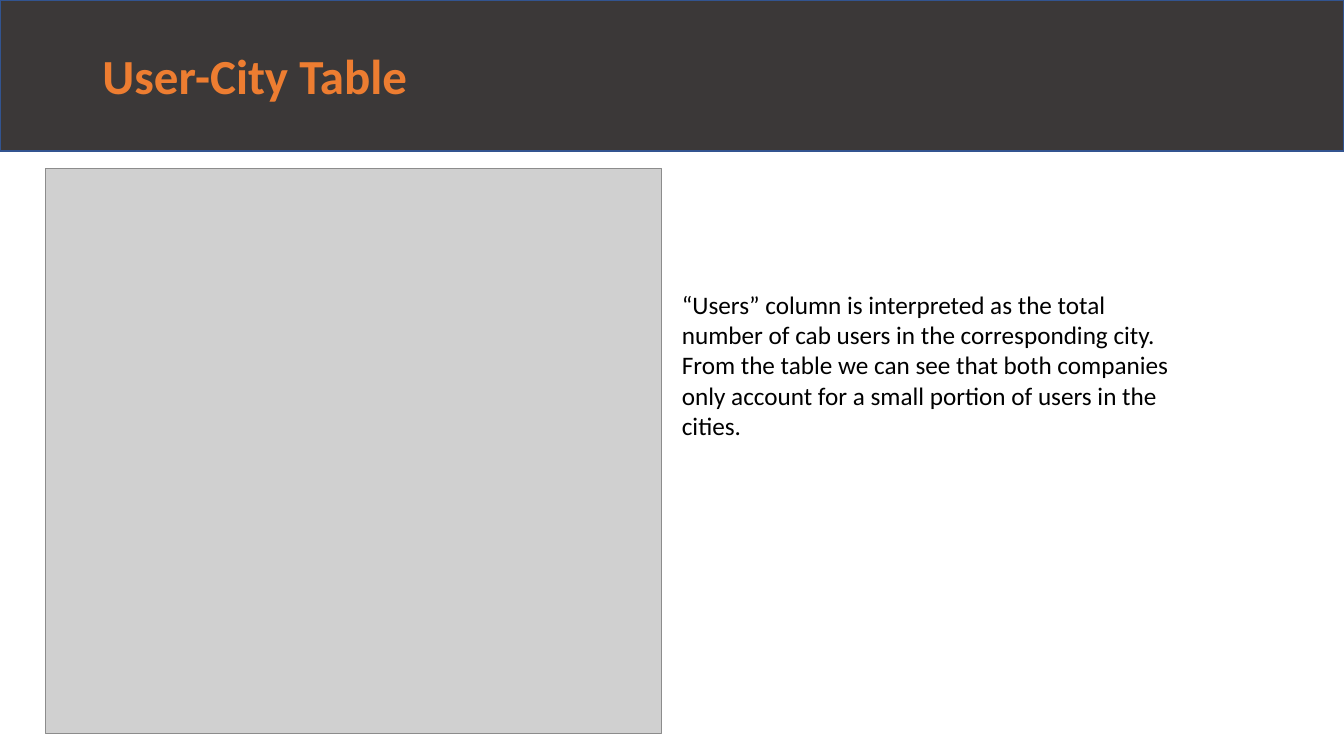
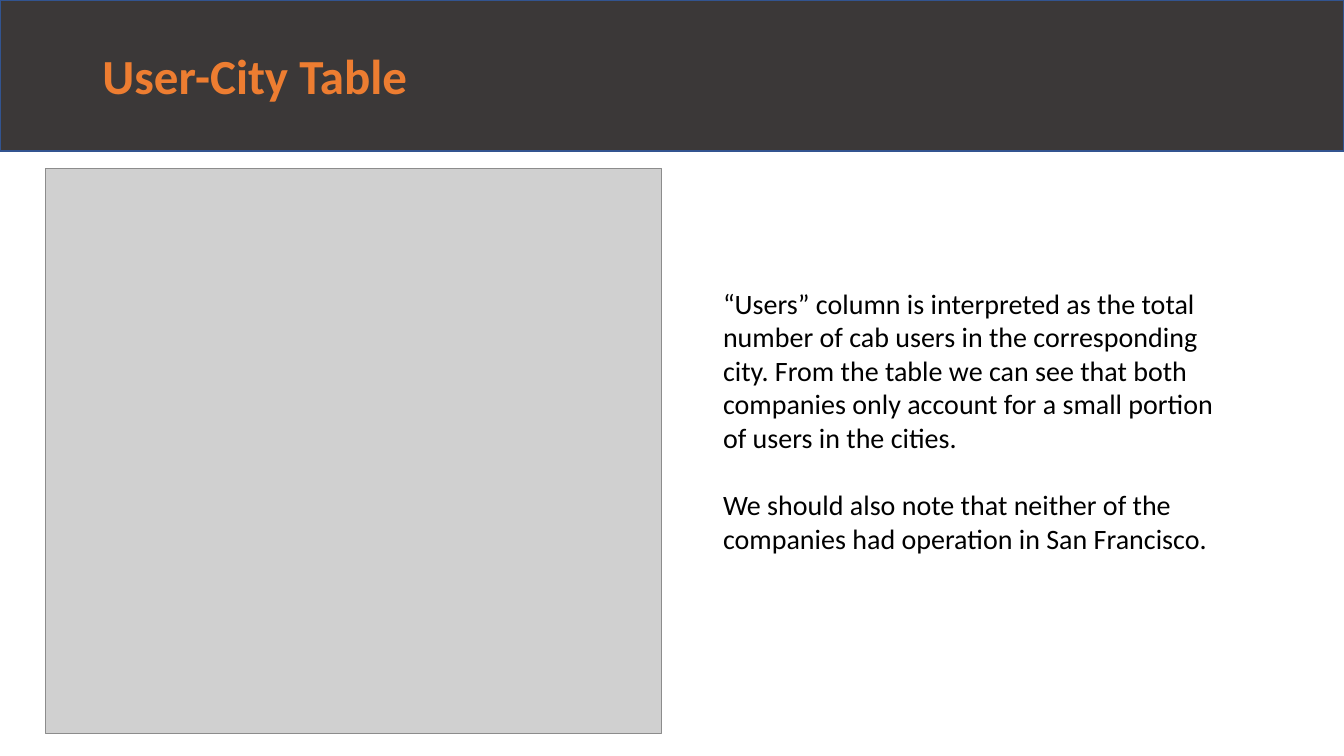
Before and after one commit to Jilin326/DataSets, a slide deck: slide 7 of DataGlacierPresentation.pptx (slide 6 before the commit). Drawn at 1344x756 pixels with LibreOffice and Linux fonts; fonts in the diff are those of the drawing; grey boxes stand for pictures. Boxes give left, top, right and bottom in pixels: in the first picture for what was removed or moved away, otherwise in the second. Text is boxed around its words. In the diff, an @@ line names an element or a change of style, - is before the commit and + after.

```diff
--- a/DataGlacierPresentation.pptx
+++ b/DataGlacierPresentation.pptx
@@ text "“Users” column is interpreted as ...": place and size @@
-text "“Users” column is interpreted as ..." at (682, 296, 1168, 436)
+text "“Users” column is interpreted as ..." at (723, 294, 1212, 554)
@@ text at (723, 294, 1212, 449): size 18 to 20 pt in "“Users” column is interpreted as the total ..." @@
@@ text at (723, 495, 1207, 554): paragraph added @@
+We should also note that neither of the companies had operation in San Francisco.
```
Also in this commit, not shown: 5 other slides changed, 1 slide added, 6 other files.
